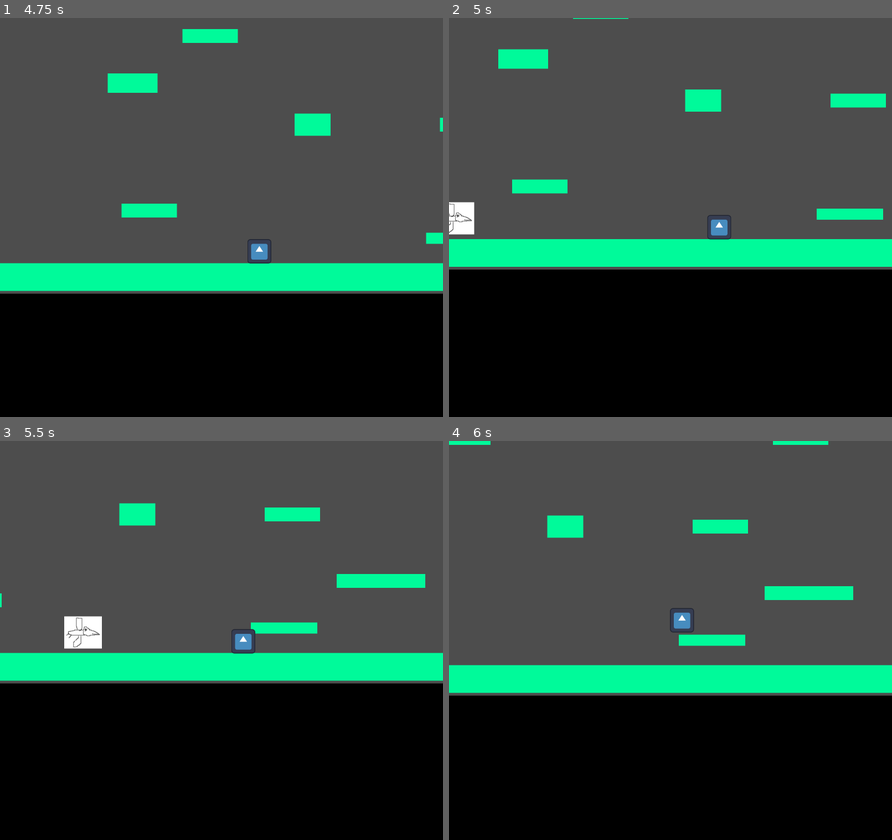
Above: before the commit, frames 1-4 (two rows, left to right).
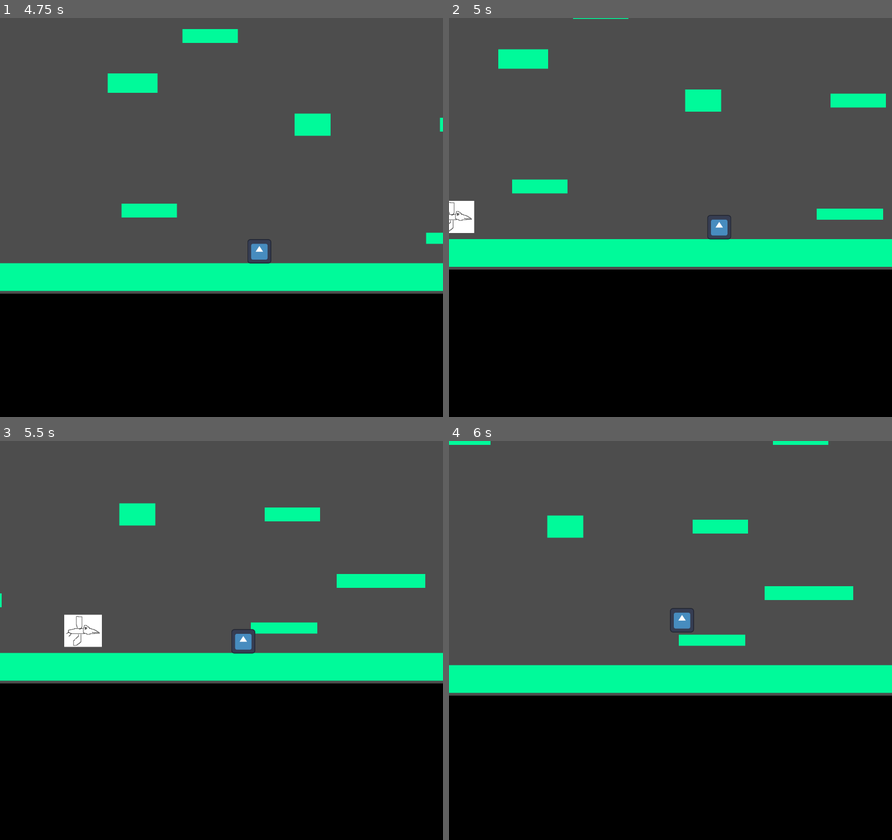
Above: after the commit, the same moments.

Repository: ArthurVayner/GameJam2026
Game: Godot game, scene res://Scenes/Main.tscn
Two runs of this game, one before a commit and one after it. Both use one fixed random seed, a clock stepped at 60 frames per second and the inputs below. The engine's default icon, where the game draws it, is replaced by a stand-in: a white triangle on a blue panel in a dark square.
Inputs:
- Up to frame 1 (4.75 s): hold Right (go_right) 0.53-2.03 s; tap W (jump) at 0.77, 1.52, 3.02, 3.77, 4.52 s; hold Left (go_left) 2.03-4.28 s; hold Right (go_right) from 4.28 s (still down)
- Up to frame 2 (5 s): keep holding Right (go_right)
- Up to frame 3 (5.5 s): keep holding Right (go_right)
- Up to frame 4 (6 s): keep holding Right (go_right)

Frame 1 is identical in both runs. In frame 2, 0.1% of the frame differs, in the area x 0-6%, y 45-55%; in frame 3, 0.2%, in the area x 14-23%, y 43-53%; in frame 4, nothing differs.

Commit message:
fix yPosition

Diff:
--- a/Scripts/main.gd
+++ b/Scripts/main.gd
@@ -38,7 +38,7 @@
 	var direction = [1,-1].pick_random()
 	new_bird.direction= direction
 
-	var yPosition = min(player.position.y + randf_range(-40, 40), 555)
+	var yPosition = min(player.position.y + randf_range(-40, 40), 55)
 	var xPosition = player.position.x - direction * 100
 	new_bird.position = Vector2(xPosition, yPosition)
 	add_child(new_bird)
